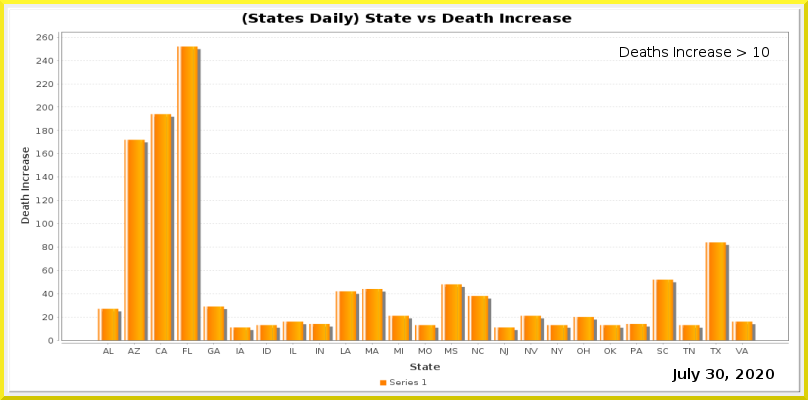
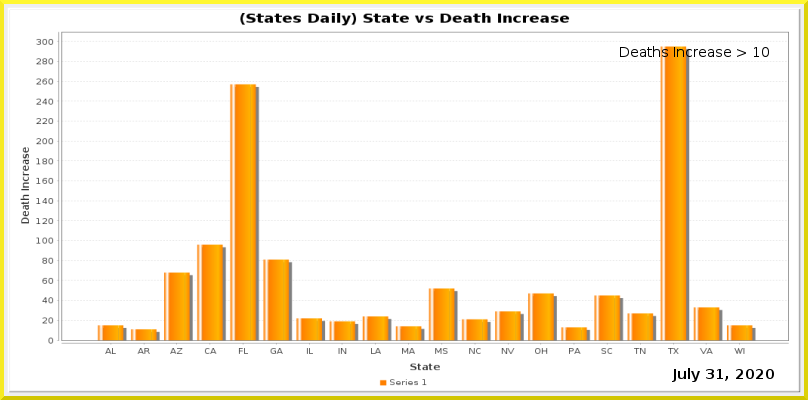
Comparing the layer stacks of the two w=808, h=400 images. Changes:
painted on "Current Date" over [716, 369, 724, 379]
painted on "Date_vs_TestIncrease.png" over [36, 12, 789, 356]
